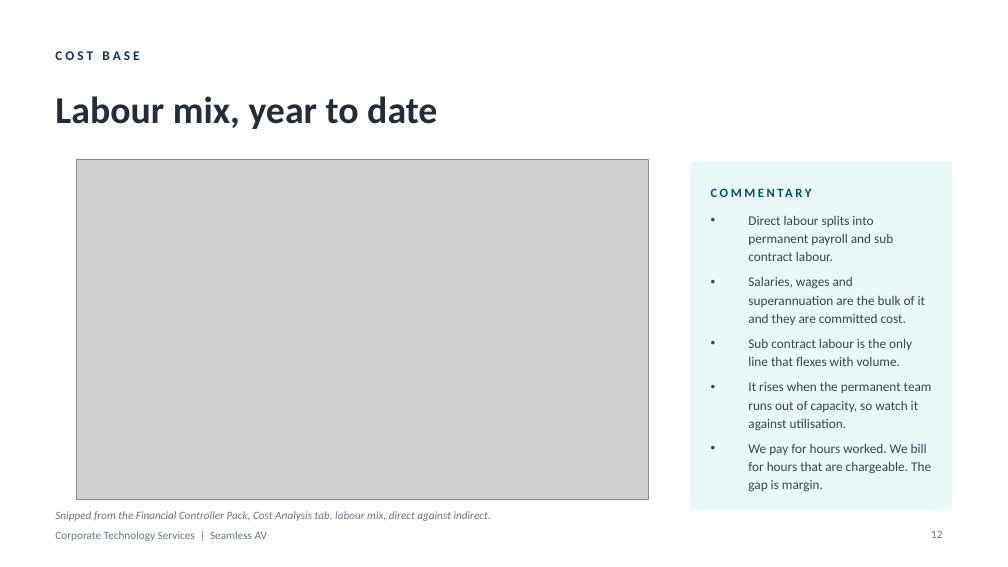
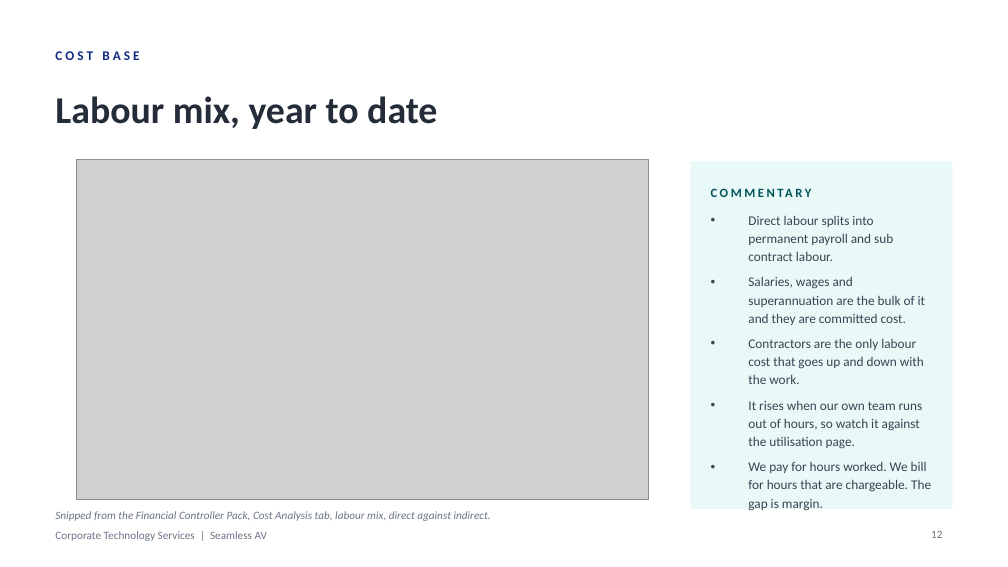
Before and after one commit to WesleyNelson-O33/Claude, a slide deck: slide 12 of deck/CTS Monthly Business Review - September 2026.pptx. Drawn at 1008x567 pixels with LibreOffice and Linux fonts; fonts in the diff are those of the drawing; grey boxes stand for pictures. Boxes give left, top, right and bottom in pixels: in the first picture for what was removed or moved away, otherwise in the second. Text is boxed around its words. In the diff, an @@ line names an element or a change of style, - is before the commit and + after.

```diff
--- a/deck/CTS Monthly Business Review - September 2026.pptx
+++ b/deck/CTS Monthly Business Review - September 2026.pptx
@@ text at [748,339,924,449]: text changed @@
-• Sub contract labour is the only line that flexes with volume.
-• It rises when the permanent team runs out of capacity, so watch it against utilisation.
+• Contractors are the only labour cost that goes up and down with the work.
+• It rises when our own team runs out of hours, so watch it against the utilisation page.
```
Also in this commit, not shown: 8 other slides changed, 1 other file.
